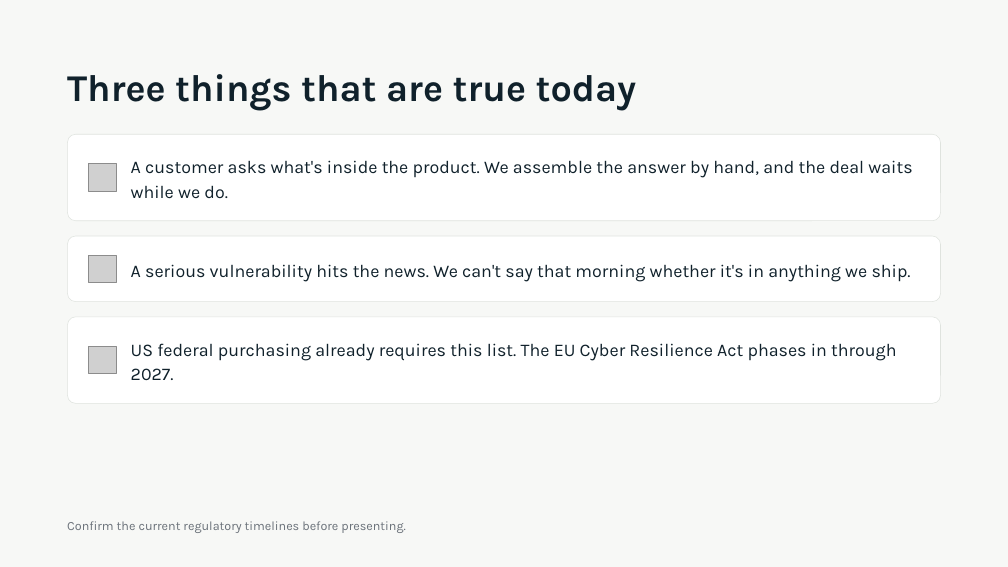
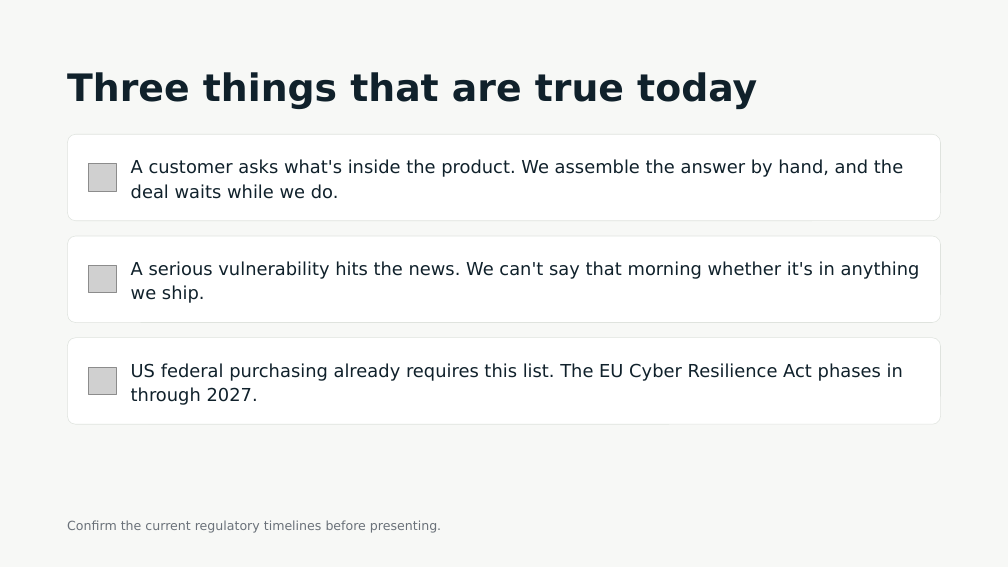
Before and after one commit to actions-marketplace-validations/millsks_pixi-sbom, a slide deck: slide 3 of docs/presentations/executive/pixi-sbom-executive.pptx. Drawn at 1008x567 pixels with LibreOffice and Linux fonts; fonts in the diff are those of the drawing; grey boxes stand for pictures. Boxes give left, top, right and bottom in pixels: in the first picture for what was removed or moved away, otherwise in the second. Text is boxed around its words. In the diff, an @@ line names an element or a change of style, - is before the commit and + after.

```diff
--- a/docs/presentations/executive/pixi-sbom-executive.pptx
+++ b/docs/presentations/executive/pixi-sbom-executive.pptx
@@ font Karla to DejaVu Sans in 5 elements at bbox=[131, 159, 903, 199], bbox=[131, 261, 920, 303], bbox=[131, 363, 903, 405], bbox=[67, 520, 441, 533], bbox=[67, 72, 757, 109] @@
@@ rounded rectangle: place and size @@
-rounded rectangle at bbox=[67, 236, 941, 302]
+rounded rectangle at bbox=[67, 236, 941, 322]
@@ rounded rectangle at bbox=[67, 236, 941, 322]: proportions changed @@
@@ picture: place and size @@
-picture at bbox=[88, 255, 116, 282]
+picture at bbox=[88, 265, 116, 293]
@@ 1 picture, 1 text, 1 rounded rectangle: place and size @@
-1 picture, 1 text, 1 rounded rectangle at bbox=[67, 317, 941, 403]
+1 picture, 1 text, 1 rounded rectangle at bbox=[67, 338, 941, 424]
```
Also in this commit, not shown: 8 other slides changed, 1 slide added, 16 other files.
